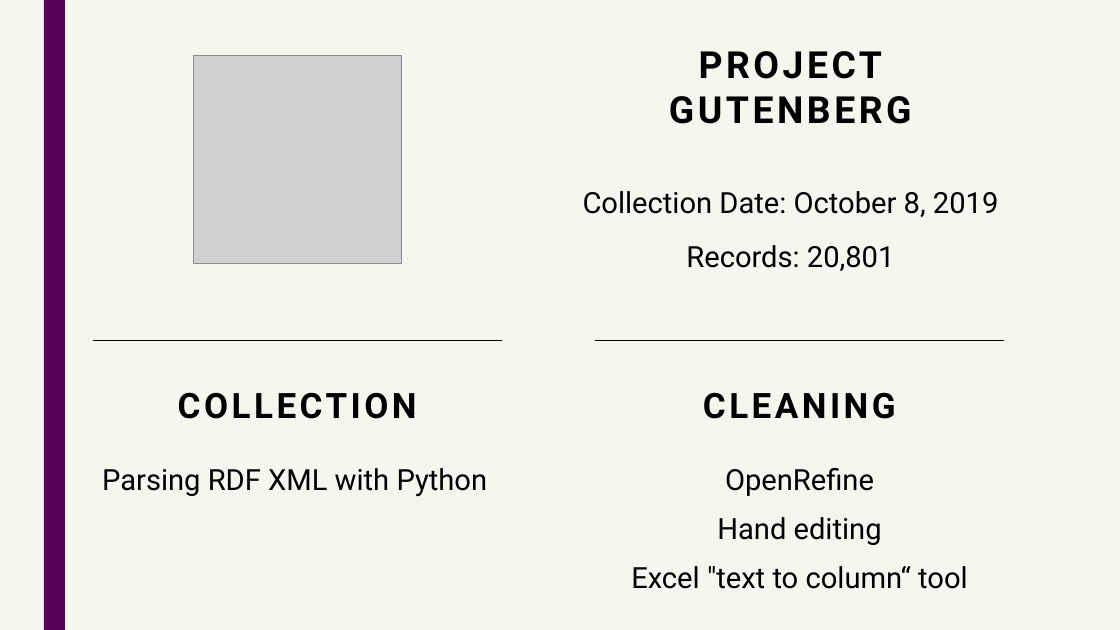
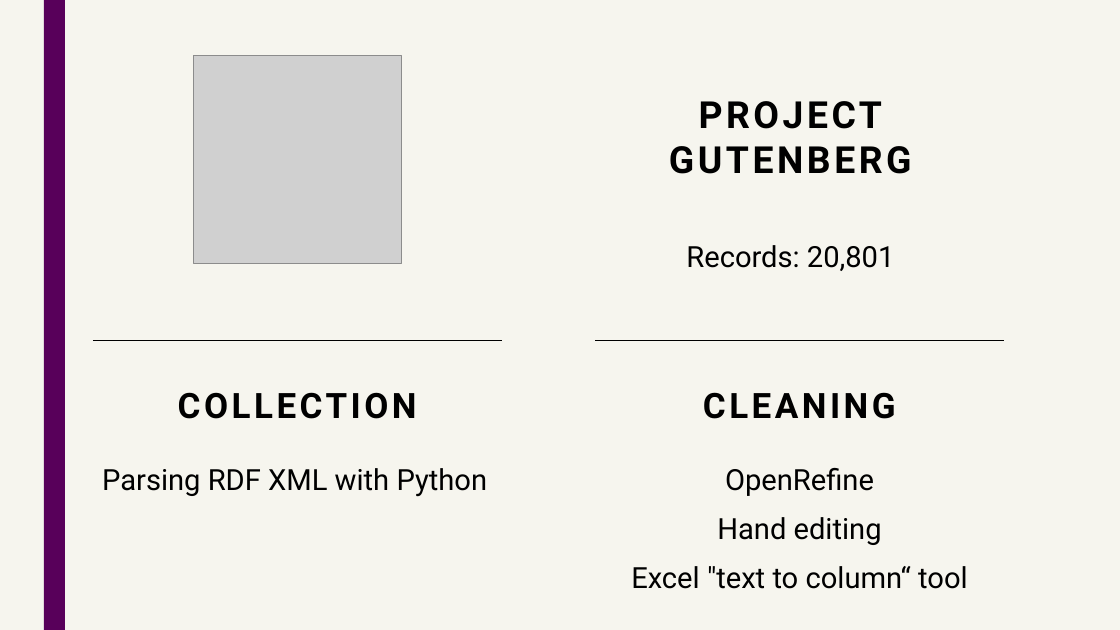
Before and after one commit to asnowmenjig/IS590-Open-Data-Mashups, a slide deck: slide 11 of final-deliverables/presentation-materials/presentation-slides.pptx (slide 10 before the commit). Drawn at 1120x630 pixels with LibreOffice and Linux fonts; fonts in the diff are those of the drawing; grey boxes stand for pictures. Boxes give left, top, right and bottom in pixels: in the first picture for what was removed or moved away, otherwise in the second. Text is boxed around its words. In the diff, an @@ line names an element or a change of style, - is before the commit and + after.

```diff
--- a/final-deliverables/presentation-materials/presentation-slides.pptx
+++ b/final-deliverables/presentation-materials/presentation-slides.pptx
@@ text "PROJECT" moved from (x1=669, y1=51, x2=912, y2=124) to (x1=669, y1=101, x2=912, y2=174) @@
@@ text removed at (x1=583, y1=191, x2=998, y2=217) @@
-Collection Date: October 8, 2019
```
Also in this commit, not shown: 6 other slides changed, 4 slides added, 4 slides removed, 1 other file.
